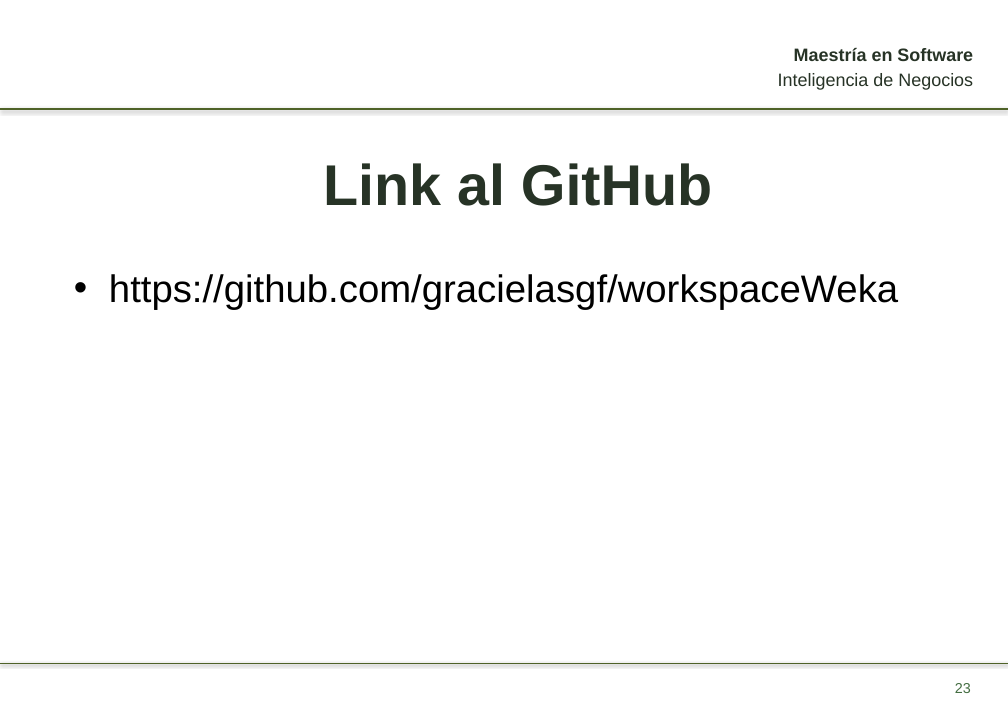
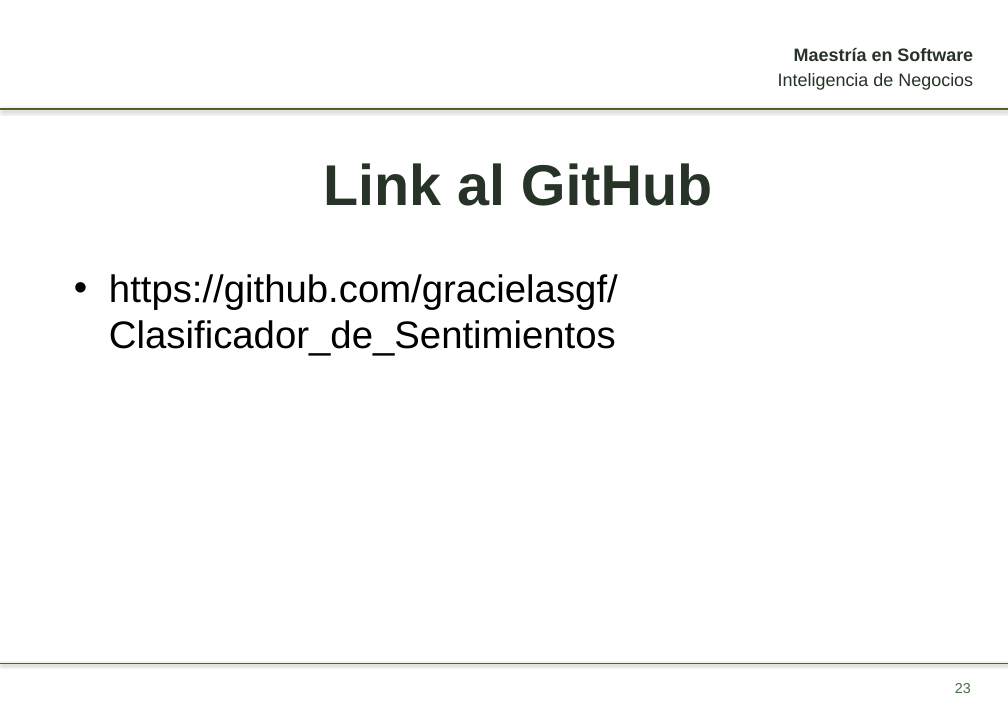
Before and after one commit to gracielasgf/Clasificador_de_Sentimientos, a slide deck: slide 23 of Documentacion/ProyectoBI_Presentacion.pptx. Drawn at 1008x713 pixels with LibreOffice and Linux fonts; fonts in the diff are those of the drawing; background and template pictures are left out. Boxes give left, top, right and bottom in pixels: in the first picture for what was removed or moved away, otherwise in the second. Text is boxed around its words. In the diff, an @@ line names an element or a change of style, - is before the commit and + after.

Commit message:
Tercer Commit

```diff
--- a/Documentacion/ProyectoBI_Presentacion.pptx
+++ b/Documentacion/ProyectoBI_Presentacion.pptx
@@ text at (x1=109, y1=274, x2=618, y2=355): text changed @@
-• https://github.com/gracielasgf/workspaceWeka
+• https://github.com/gracielasgf/Clasificador_de_Sentimientos
```
